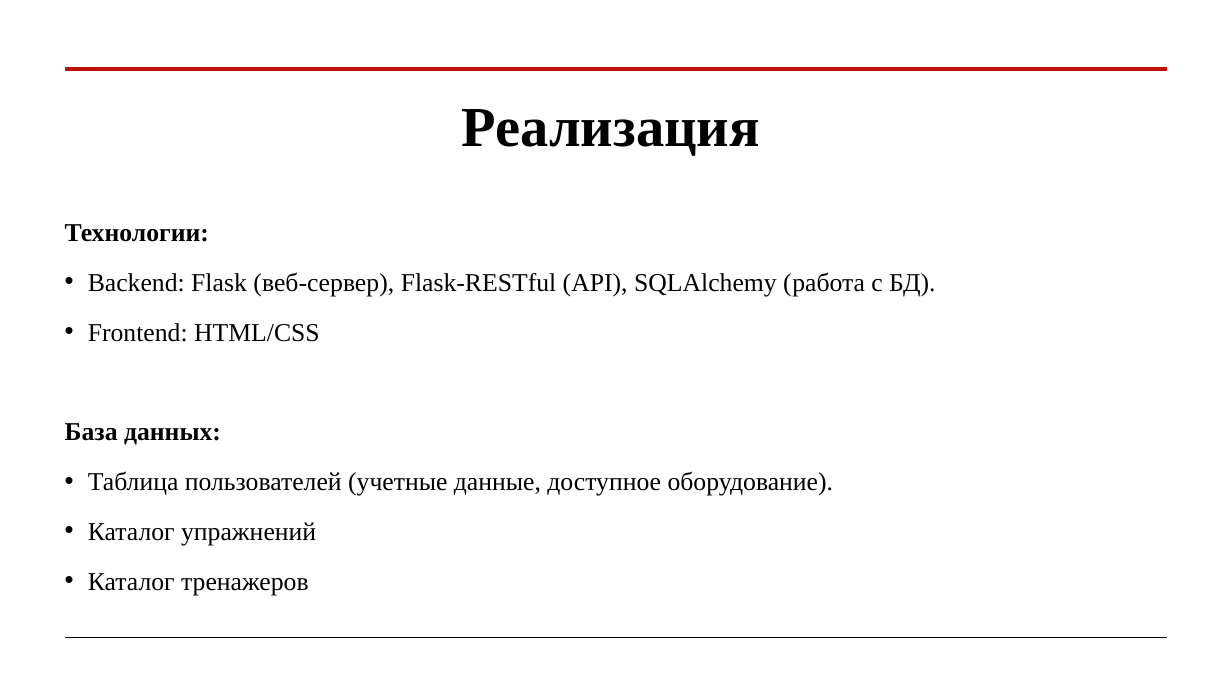
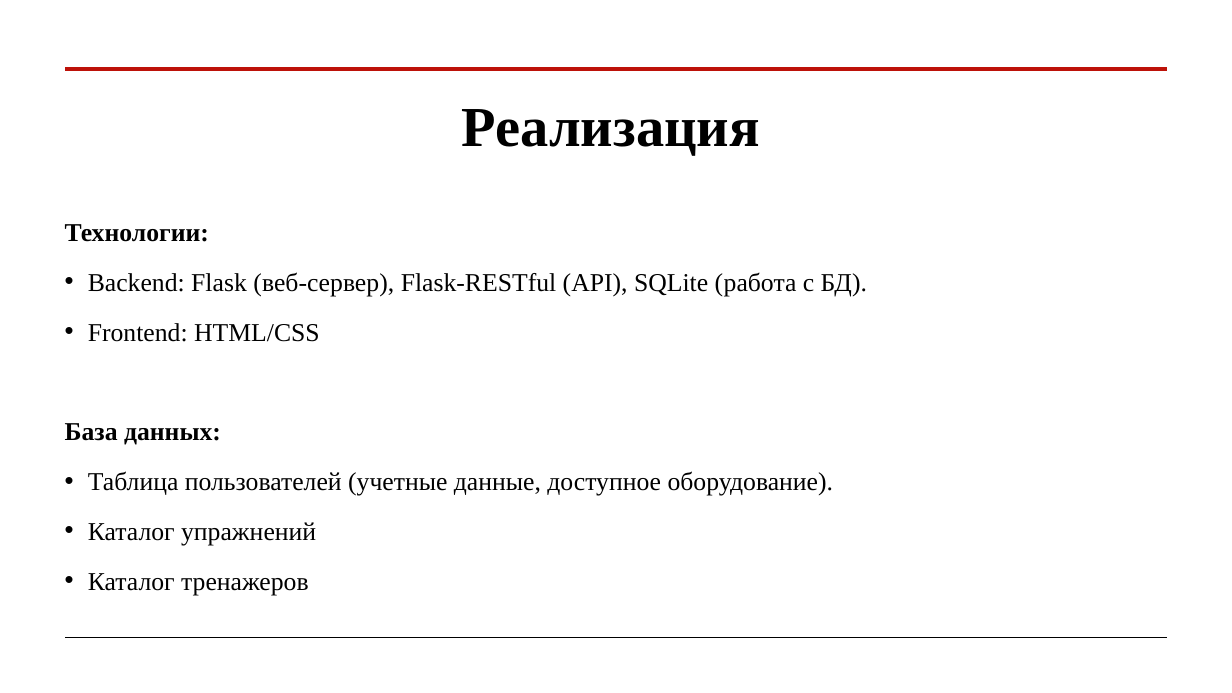
Before and after one commit to KaDDmy/Web-coach, a slide deck: slide 5 of WEBproject.pptx. Drawn at 1232x693 pixels with LibreOffice and Linux fonts; fonts in the diff are those of the drawing. Boxes give left, top, right and bottom in pixels: in the first picture for what was removed or moved away, otherwise in the second. Text is boxed around its words. In the diff, an @@ line names an element or a change of style, - is before the commit and + after.

```diff
--- a/WEBproject.pptx
+++ b/WEBproject.pptx
@@ text at bbox=[88, 272, 867, 296]: text changed @@
-• Backend: Flask (веб-сервер), Flask-RESTful (API), SQLAlchemy (работа с БД).
+• Backend: Flask (веб-сервер), Flask-RESTful (API), SQLite (работа с БД).
```
Also in this commit, not shown: 3 other slides changed, 4 other files.
